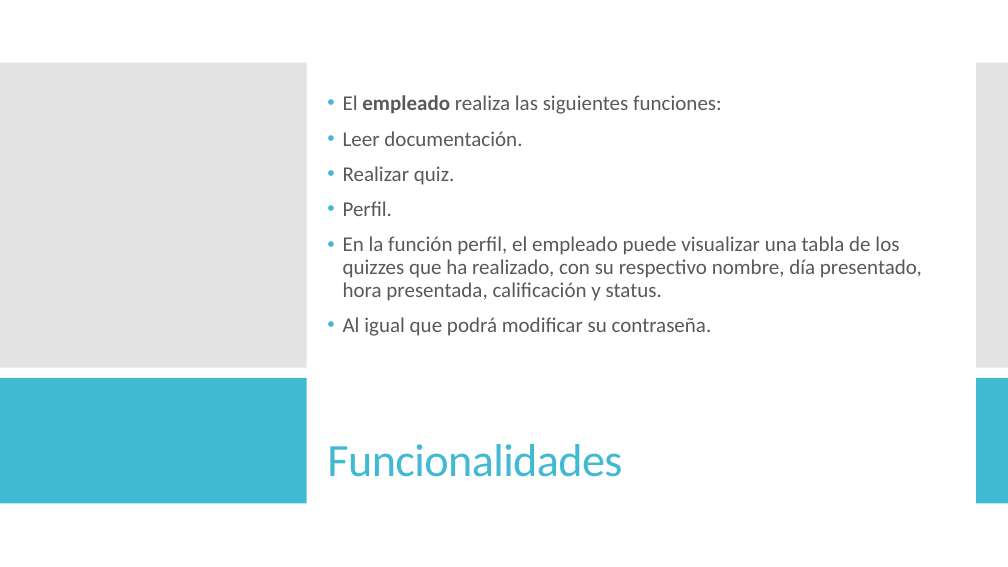
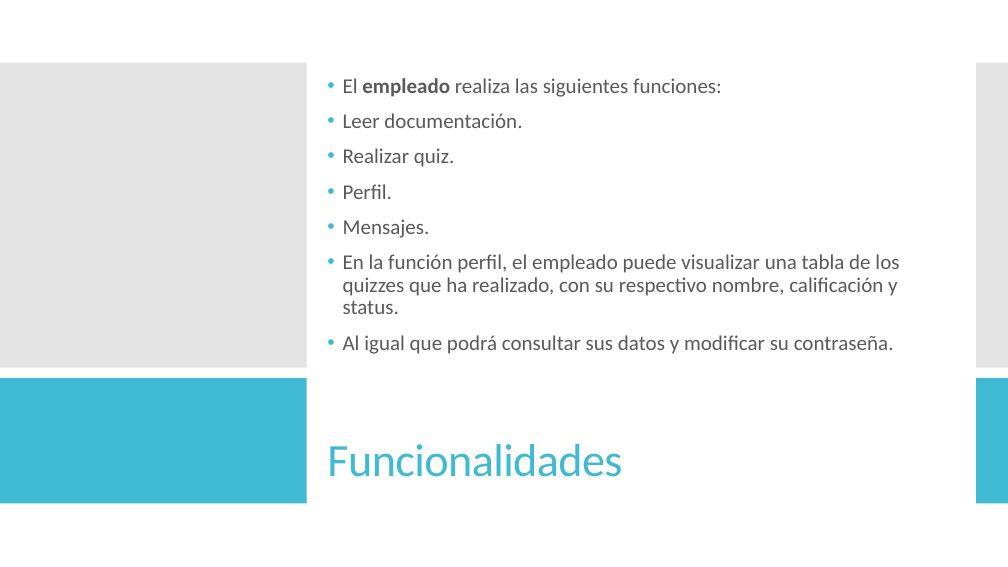
Before and after one commit to jesusapb/POO-2.0, a slide deck: slide 4 of Presentación.pptx. Drawn at 1008x567 pixels with LibreOffice and Linux fonts; fonts in the diff are those of the drawing. Boxes give left, top, right and bottom in pixels: in the first picture for what was removed or moved away, otherwise in the second. Text is boxed around its words. In the diff, an @@ line names an element or a change of style, - is before the commit and + after.

```diff
--- a/Presentación.pptx
+++ b/Presentación.pptx
@@ text at bbox=[343, 219, 899, 354]: text changed @@
-• En la función perfil, el empleado puede visualizar una tabla de los quizzes que ha realizado, con su respectivo nombre, día presentado, hora presentada, calificación y status.
-• Al igual que podrá modificar su contraseña.
+• Mensajes.
+• En la función perfil, el empleado puede visualizar una tabla de los quizzes que ha realizado, con su respectivo nombre, calificación y status.
+• Al igual que podrá consultar sus datos y modificar su contraseña.
```
Also in this commit, not shown: 7 other slides changed, 4 slides added, 1 slide removed, 6 other files.
